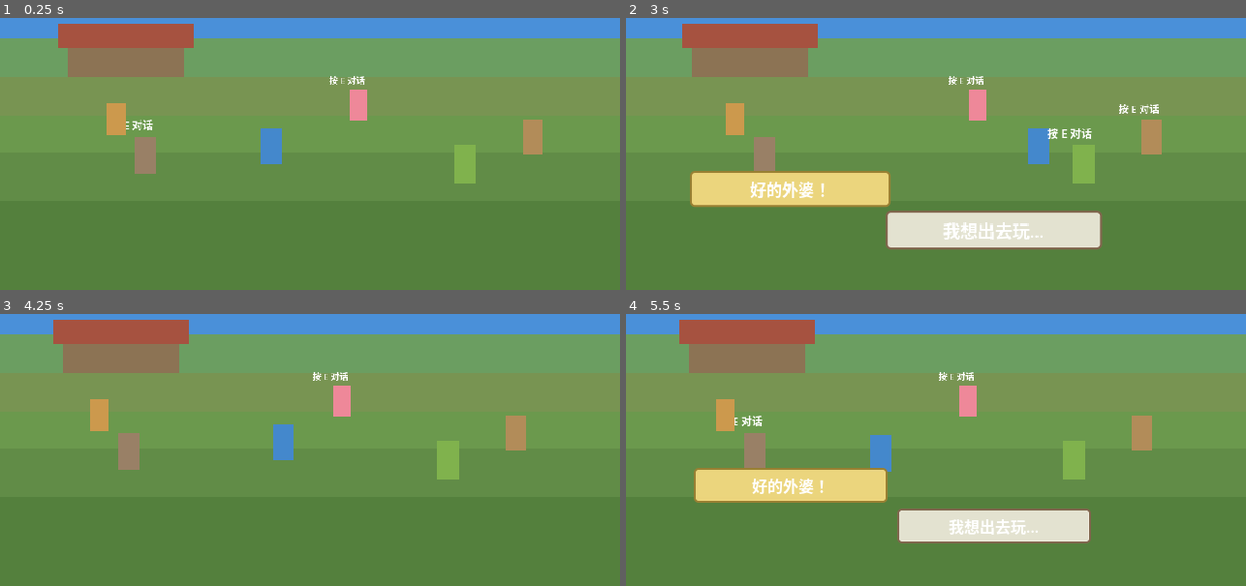
Above: before the commit, frames 1-4 (two rows, left to right).
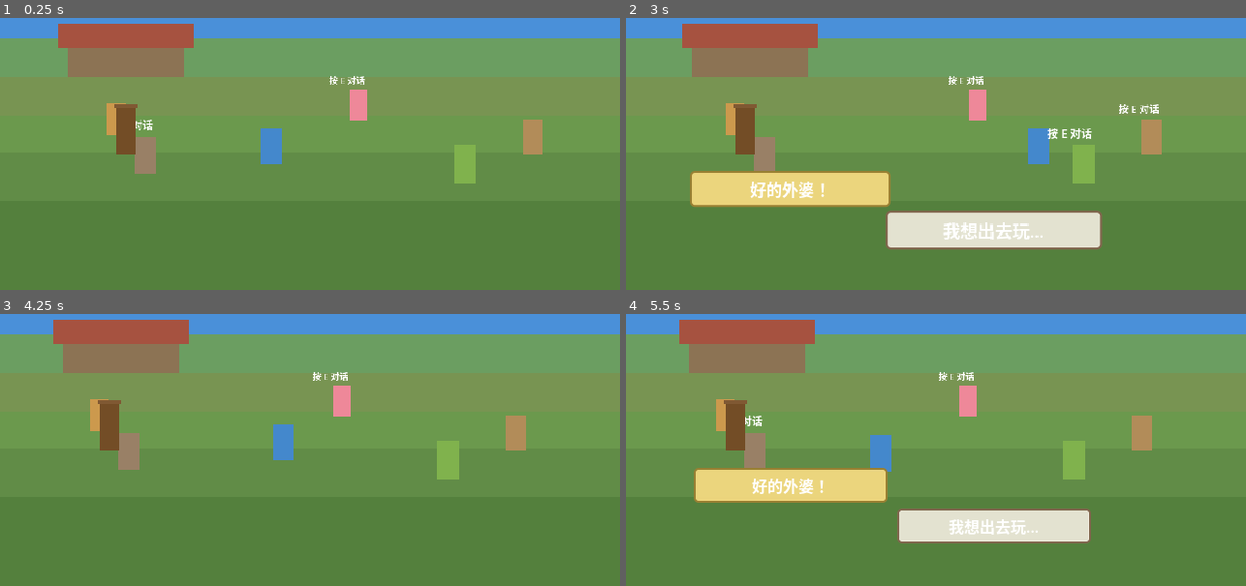
Above: after the commit, the same moments.

Repository: yuanzhoucanxiang/caojie
Game: Godot game, scene res://scenes/main.tscn
Same seed, same stepped clock (60 frames per second), same inputs: the game is played once before the commit and once after it.
Inputs (mouse positions are in pixels of both pictures, inside the frame that each line leads up to):
- Up to frame 1 (0.25 s): no input
- Up to frame 2 (3 s): tap Enter at 0.5, 2 s; move the mouse to (1072, 99) at 0.52 s; hold D (move_right) 0.53-1.28 s; tap E (interact) every 0.75 s from 0.6 to 2.85 s; click (1072, 99) at 0.67 s; tap Space at 1.25 s; move the mouse to (812, 132) at 1.27 s; hold S (move_down) 1.28-2.03 s; move the mouse to (998, 39) at 2.02 s; hold D (move_right) 2.03-2.78 s; move the mouse to (905, 186) at 2.77 s; hold W (move_up) from 2.78 s (still down); click (905, 186) at 2.92 s
- Up to frame 3 (4.25 s): move the mouse to (496, 463) at 3.52 s; release W (move_up) at 3.53 s; hold A (move_left) from 3.53 s (still down); tap E (interact) at 3.6 s
- Up to frame 4 (5.5 s): move the mouse to (750, 360) at 4.27 s; tap E (interact) at 4.35, 5.1 s; tap Space at 5 s; move the mouse to (967, 411) at 5.02 s; release A (move_left) at 5.03 s; hold S (move_down) from 5.03 s (still down); click (967, 411) at 5.17 s

The runs differ from the first frame. In frame 1, 0.6% of the frame differs, in the area x 18-23%, y 31-51%; in frame 2, 0.6%; in frame 3, 0.6%; in frame 4, 0.6%.

Commit message:
修复触发器：改为StaticBody2D+按E交互，统一NPC和门的操作方式，修复场景切换

Diff:
--- a/scenes/areas/house_floor1.tscn
+++ b/scenes/areas/house_floor1.tscn
@@ -34,14 +34,18 @@
 color = Color(0.5, 0.35, 0.2, 1)
 
 [node name="Player" parent="." instance=ExtResource("2_player")]
-position = Vector2(100, 230)
+position = Vector2(550, 230)
 
-[node name="ExitTrigger" type="Area2D" parent="."]
-position = Vector2(10, 200)
+[node name="ExitDoor" type="StaticBody2D" parent="."]
+position = Vector2(30, 230)
 script = ExtResource("3_trigger")
 target_scene = "res://scenes/main.tscn"
 target_area_id = "courtyard"
 transition_color = Color(0.95, 0.93, 0.88)
+prompt_text = "按 E 出去"
+object_label = "门"
 
-[node name="CollisionShape2D" type="CollisionShape2D" parent="ExitTrigger"]
+[node name="TriggerZone" type="Area2D" parent="ExitDoor"]
+
+[node name="CollisionShape2D" type="CollisionShape2D" parent="ExitDoor/TriggerZone"]
 shape = SubResource("trigger_shape")
--- a/scenes/main.tscn
+++ b/scenes/main.tscn
@@ -137,12 +137,16 @@
 [node name="Xiaoming" parent="." instance=ExtResource("8_xiaoming")]
 position = Vector2(550, 220)
 
-[node name="HouseDoor" type="Area2D" parent="."]
+[node name="HouseDoor" type="StaticBody2D" parent="."]
 position = Vector2(130, 220)
 script = ExtResource("9_trigger")
 target_scene = "res://scenes/areas/house_floor1.tscn"
 target_area_id = "house_floor1"
 transition_color = Color(0.75, 0.7, 0.6, 1)
+prompt_text = "按 E 进入"
+object_label = "门"
 
-[node name="CollisionShape2D" type="CollisionShape2D" parent="HouseDoor"]
+[node name="TriggerZone" type="Area2D" parent="HouseDoor"]
+
+[node name="CollisionShape2D" type="CollisionShape2D" parent="HouseDoor/TriggerZone"]
 shape = SubResource("trigger_house")
--- a/scripts/autoload/scene_manager.gd
+++ b/scripts/autoload/scene_manager.gd
@@ -36,12 +36,11 @@
 
 
 func change_scene(scene_path: String, area_id: String = "courtyard", transition_color: Color = Color(0, 0, 0, 1)) -> void:
-	## 切换场景，带过渡动画
 	if _is_transitioning:
 		return
 	_is_transitioning = true
 
-	# 淡出
+	# 淡出（覆盖全屏）
 	_overlay.color = Color(transition_color.r, transition_color.g, transition_color.b, 0)
 	var tween_out = create_tween()
 	tween_out.tween_property(_overlay, "color:a", 1.0, 0.4).set_ease(Tween.EASE_IN)
@@ -49,7 +48,9 @@
 
 	# 切换场景
 	get_tree().change_scene_to_file(scene_path)
-	await get_tree().tree_changed
+	# 等待新场景加载完成
+	await get_tree().process_frame
+	await get_tree().process_frame
 
 	# 应用镜头配置
 	_apply_camera_config(area_id)
@@ -59,6 +60,9 @@
 	var tween_in = create_tween()
 	tween_in.tween_property(_overlay, "color:a", 0.0, 0.4).set_ease(Tween.EASE_OUT)
 	await tween_in.finished
+
+	# 确保遮罩完全透明且不阻挡输入
+	_overlay.color = Color(0, 0, 0, 0)
 
 	_is_transitioning = false
 	transition_completed.emit()
--- a/scripts/systems/transition_trigger.gd
+++ b/scripts/systems/transition_trigger.gd
@@ -1,19 +1,56 @@
-## 职责：场景切换触发器——玩家走进 Area2D 时触发场景切换
+## 职责：场景切换触发器——玩家靠近时显示提示，按E触发场景切换
 ## 谁使用它：挂载到场景边界的 Area2D 节点上
-## 它使用谁：SceneManager
+## 它使用谁：SceneManager、Player（监听 interact_pressed 信号）
 
-extends Area2D
+extends StaticBody2D
 
 @export var target_scene: String = ""
 @export var target_area_id: String = "courtyard"
 @export var transition_color: Color = Color(0.95, 0.93, 0.88)
+@export var prompt_text: String = "按 E 进入"
+@export var object_label: String = "门"
+
+@onready var trigger_zone: Area2D = $TriggerZone
+
+var _in_range: bool = false
+
+
+func _draw() -> void:
+	# 画一个简单的门形占位（棕色长方形）
+	draw_rect(Rect2(-10, -50, 20, 50), Color(0.45, 0.3, 0.15))
+	draw_rect(Rect2(-12, -52, 24, 4), Color(0.5, 0.35, 0.2))
+
+	if _in_range:
+		var font: Font = ThemeDB.fallback_font
+		draw_string(font, Vector2(-40, -60), prompt_text, HORIZONTAL_ALIGNMENT_CENTER, -1, 12)
 
 
 func _ready() -> void:
-	body_entered.connect(_on_body_entered)
+	trigger_zone.area_entered.connect(_on_area_entered)
+	trigger_zone.area_exited.connect(_on_area_exited)
+	_register_to_player()
 
 
-func _on_body_entered(body: Node2D) -> void:
-	if body.is_in_group("player") and not SceneManager.is_transitioning():
+func _register_to_player() -> void:
+	await get_tree().process_frame
+	var player = get_tree().get_first_node_in_group("player")
+	if player and player.has_signal("interact_pressed"):
+		player.interact_pressed.connect(_on_player_interact)
+
+
+func _on_player_interact() -> void:
+	if _in_range and not SceneManager.is_transitioning():
 		if target_scene != "":
 			SceneManager.change_scene(target_scene, target_area_id, transition_color)
+
+
+func _on_area_entered(area: Area2D) -> void:
+	if area.get_parent().is_in_group("player"):
+		_in_range = true
+		queue_redraw()
+
+
+func _on_area_exited(area: Area2D) -> void:
+	if area.get_parent().is_in_group("player"):
+		_in_range = false
+		queue_redraw()
